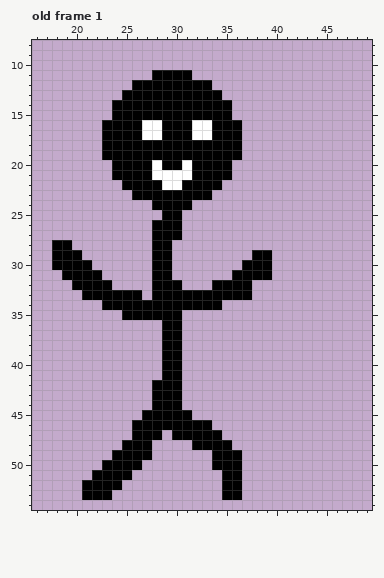
Pixel-art file -- assets/stickman.aseprite. The picture above is the old version.
62x62 pixels, 4 frames. Shown: old frame 1: x 16..49, y 8..54. The commit also changed other frames, which this record leaves out.
The result:
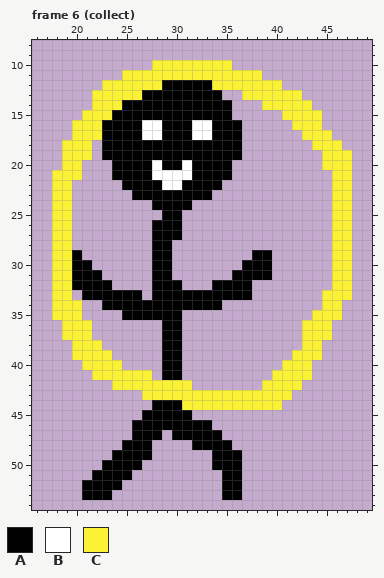
Palette (. is transparent): A #000000  B #ffffff  C #fbf236
A new or re-ordered frame is compared with the old frame closest to it.
What changed:
frames 4 -> 8
layer "Layer 2" added
--- frame 6 (collect) is new; against old frame 1, layer "Layer 2"
@@ x 16..49 @@
  9 ..................................
-10 ..................................
-11 ............AAAA..................
-12 ..........AAAAAAAA................
-13 .........AAAAAAAAAA...............
-14 ........AAAAAAAAAAAA..............
-15 ........AAAAAAAAAAAA..............
-16 .......AAAABBAAABBAAA.............
-17 .......AAAABBAAABBAAA.............
-18 .......AAAAAAAAAAAAAA.............
-19 .......AAAAAAAAAAAAAA.............
-20 ........AAAABAABAAAA..............
-21 ........AAAABBBBAAAA..............
-22 .........AAAABBAAAA...............
-23 ..........AAAAAAAA................
-24 ............AAAA..................
-25 .............AA...................
-26 ............AAA...................
-27 ............AAA...................
-28 ..AA........AA....................
-29 ..AAA.......AA........AA..........
-30 ..AAAA......AA.......AAA..........
-31 ...AAAA.....AA......AAAA..........
-32 ....AAAA....AAA...AAAA............
-33 .....AAAAAA.AAAAAAAAAA............
-34 .......AAAAAAAAAAAA...............
-35 .........AAAAAA...................
-36 .............AA...................
-37 .............AA...................
-38 .............AA...................
-39 .............AA...................
-40 .............AA...................
-41 .............AA...................
-42 ............AAA...................
-43 ............AAA...................
-44 ............AAA...................
+10 ............CCCCCCCC..............
+11 .........CCCCCCCCCCCCCC...........
+12 .......CCCCCCAAAAACCCCCCC.........
+13 ......CCCCCAAAAAAAA..CCCCCC.......
+14 ......CCCAAAAAAAAAAA...CCCCC......
+15 .....CCCAAAAAAAAAAAA.....CCCC.....
+16 ....CCCAAAABBAAABBAAA.....CCC.....
+17 ....CCCAAAABBAAABBAAA......CCC....
+18 ...CCC.AAAAAAAAAAAAAA.......CCC...
+19 ...CCC.AAAAAAAAAAAAAA........CCC..
+20 ...CC...AAAABAABAAAA.........CCC..
+21 ..CCC...AAAABBBBAAAA..........CC..
+22 ..CC.....AAAABBAAAA...........CC..
+23 ..CC......AAAAAAAA............CC..
+24 ..CC........AAAA..............CC..
+25 ..CC.........AA...............CC..
+26 ..CC........AAA...............CC..
+27 ..CC........AAA...............CC..
+28 ..CC........AA................CC..
+29 ..CCA.......AA........AA......CC..
+30 ..CCAA......AA.......AAA......CC..
+31 ..CCAAA.....AA......AAAA......CC..
+32 ..CCAAAA....AAA...AAAA........CC..
+33 ..CC.AAAAAA.AAAAAAAAAA.......CCC..
+34 ..CCC..AAAAAAAAAAAA..........CC...
+35 ..CCC....AAAAAA.............CCC...
+36 ...CCC.......AA............CCC....
+37 ...CCC.......AA............CCC....
+38 ....CCC......AA............CC.....
+39 ....CCCC.....AA...........CCC.....
+40 .....CCCC....AA..........CCC......
+41 ......CCCCCC.AA.........CCCC......
+42 ........CCCCCCCC.......CCCC.......
+43 ...........CCCCCCCCCCCCCCC........
+44 ............AAACCCCCCCCCC.........
 45 ...........AAAAA..................
